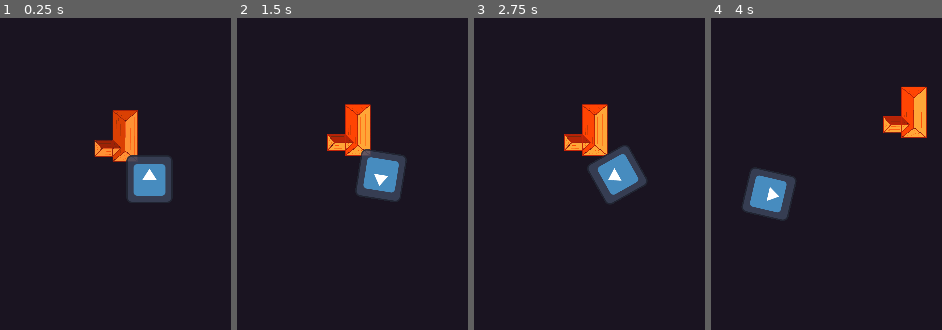
Above: before the commit, frames 1-4 (left to right).
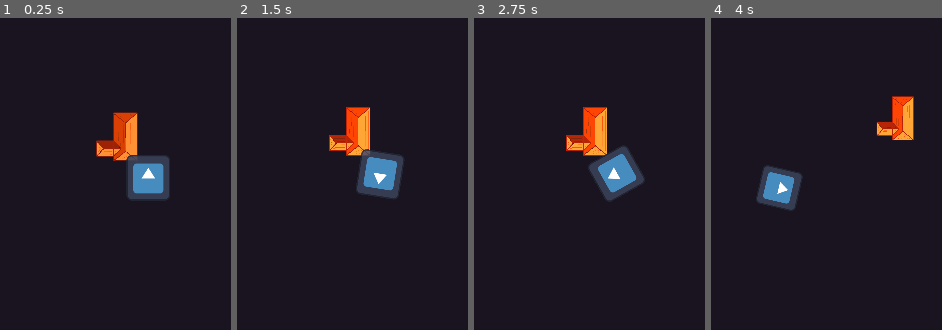
Above: after the commit, the same moments.

Repository: SpyrexDE/BzzBzz
Game: Godot game, scene res://levels/testlvl3.tscn
The game is run twice, just before and just after one commit, with the same random seed, the same clock (stepped at 60 frames per second) and the same inputs. This scene is started directly instead of the project's main scene. The engine's default icon, where the game draws it, is replaced by a stand-in: a white triangle on a blue panel in a dark square.
Inputs:
- Up to frame 1 (0.25 s): no input
- Up to frame 2 (1.5 s): hold D (steer_right) 0.53-1.28 s; tap Space (interact) at 0.6, 1.35 s; hold A (steer_left) from 1.28 s (still down)
- Up to frame 3 (2.75 s): release A (steer_left) at 2.03 s; hold D (steer_right) from 2.03 s (still down); tap Space (interact) at 2.1 s
- Up to frame 4 (4 s): release D (steer_right) at 2.78 s; hold W (go_forward) 2.78-3.53 s; tap Space (interact) at 2.85, 3.6 s; hold A (steer_left) from 3.53 s (still down)

The runs differ from the first frame. In frame 1, 1.5% of the frame differs, in the area x 40-75%, y 29-59%; in frame 2, 1.4%; in frame 3, 1.4%; in frame 4, 5.3%, in the area x 13-94%, y 22-65%.

Commit message:
Refine player camera

Diff:
--- a/robot/player_camera.gd
+++ b/robot/player_camera.gd
@@ -4,10 +4,14 @@
 
 @onready var player: Player = get_parent()
 @onready var base_zoom: Vector2 = %Cam.zoom
+@onready var min_zoom := Vector2(0.05, 0.05)
+@onready var max_zoom := Vector2(0.3, 0.3)
+
 
 var extra_zoom := Vector2.ZERO
+var zoom_accel := Vector2.ZERO
 
-func _process(delta: float) -> void:
+func _physics_process(delta: float) -> void:
 	if not Globals.level:
 		return
 
@@ -16,7 +20,12 @@
 	%Cam.global_position = pos
 
 	# Zoom
-	extra_zoom += Vector2(player.velocity.length(), player.velocity.length())/100000
-	extra_zoom = extra_zoom / 1.5
+	zoom_accel = zoom_accel / 2.0
+	zoom_accel += Vector2(player.velocity.length(), player.velocity.length())/1000000 - Vector2.ONE / 2000
+	var distance = player.global_position.distance_to(Globals.level.midpoint.global_position)
+	extra_zoom = -Vector2(distance, distance) / 40000
+	extra_zoom = clamp(extra_zoom + zoom_accel, min_zoom- base_zoom, max_zoom - base_zoom)
+
+	print(extra_zoom)
 
 	%Cam.zoom = base_zoom + extra_zoom
